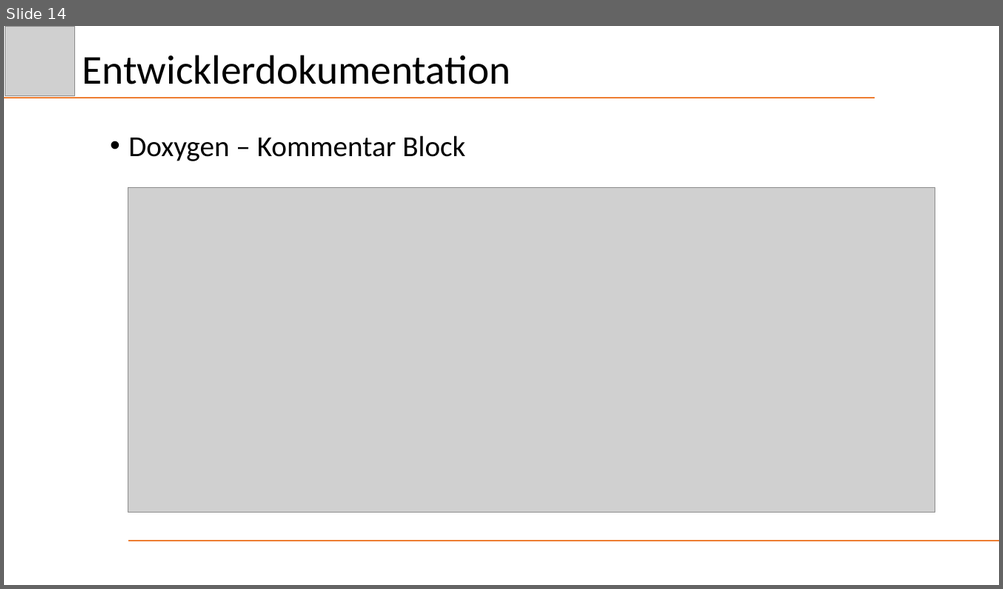
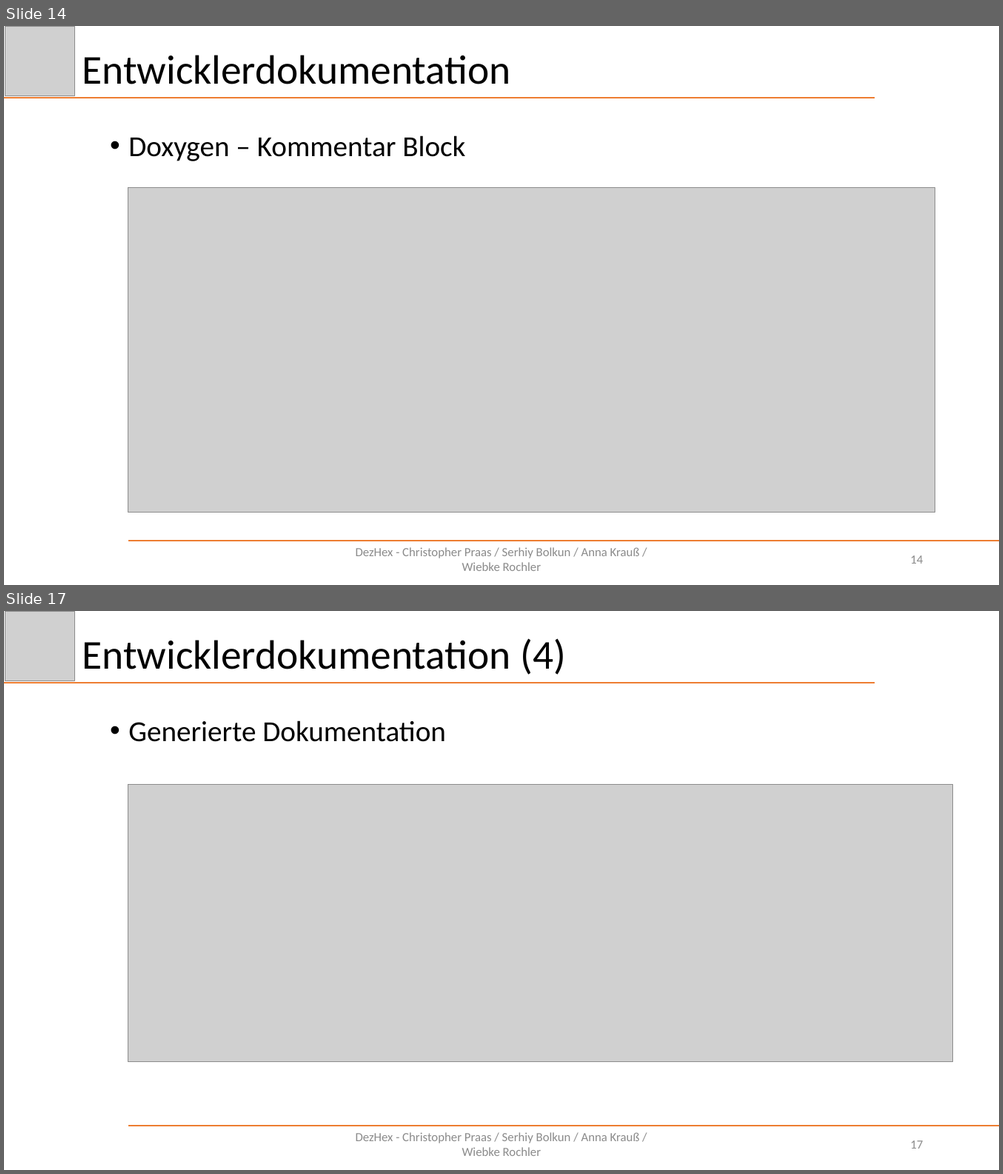
Before and after one commit to Schnitzel128/sejava, a slide deck: Präsentation/DezHex.pptx. Shown one above the other, each under a label of ours: slide 14 before the commit, slides 14 and 17 after it; the slides between them are not shown. The pictures are 1003x589 and 1003x1174 pixels, drawn with LibreOffice and Linux fonts; fonts in the diff are those of the drawing; grey boxes stand for pictures. Boxes give left, top, right and bottom in pixels: in the first picture for what was removed or moved away, otherwise in the second. Text is boxed around its words. In the diff, an @@ line names an element or a change of style, - is before the commit and + after.

```diff
--- a/Präsentation/DezHex.pptx
+++ b/Präsentation/DezHex.pptx
@@ slide 17 added at (4,611,999,1170), background #FFFFFF @@
@@ picture added at (5,611,75,681) @@
@@ title added at (82,638,566,675), 39.6 pt, text #000000 @@
+Entwicklerdokumentation (4)
@@ line added from (4, 683) to (875, 683), #ED7D31 1.5 pt @@
@@ text added at (128,721,446,742), 28 pt, text #000000 @@
+• Generierte Dokumentation
@@ picture added at (128,785,953,1062) @@
@@ line added from (128, 1126) to (999, 1126), #ED7D31 1.5 pt @@
@@ text added at (356,1133,640,1156), 12 pt, text #8C8C8C @@
+DezHex - Christopher Praas / Serhiy Bolkun / Anna Krauß / Wiebke Rochler
@@ page number added at (910,1141,922,1149), 12 pt, text #8C8C8C @@
+17
@@ slide 14 changed as well @@
@@ text added at (356,548,640,571), 12 pt, text #8C8C8C @@
+DezHex - Christopher Praas / Serhiy Bolkun / Anna Krauß / Wiebke Rochler
@@ page number added at (910,556,922,564), 12 pt, text #8C8C8C @@
+14
```
Also in this commit, not shown: 18 other slides changed, 3 other slides added, 5 slides removed, 1 other file.
